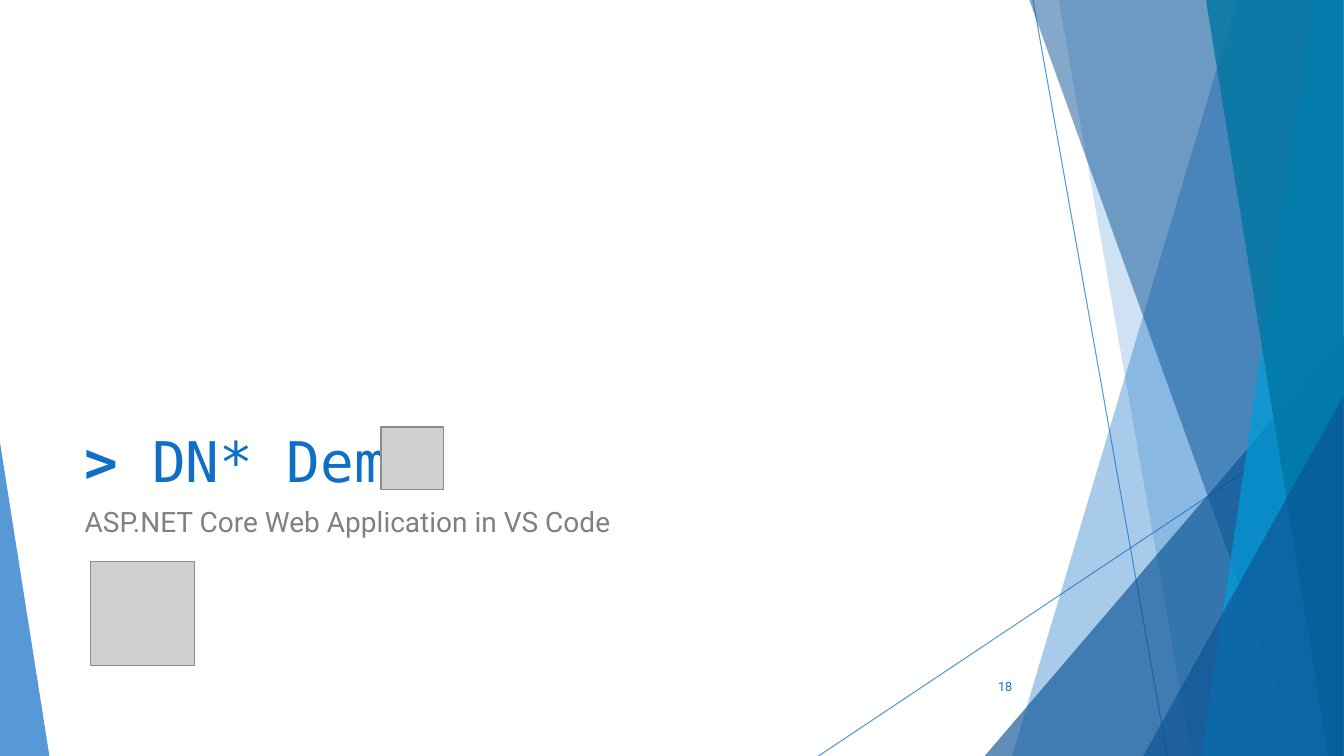
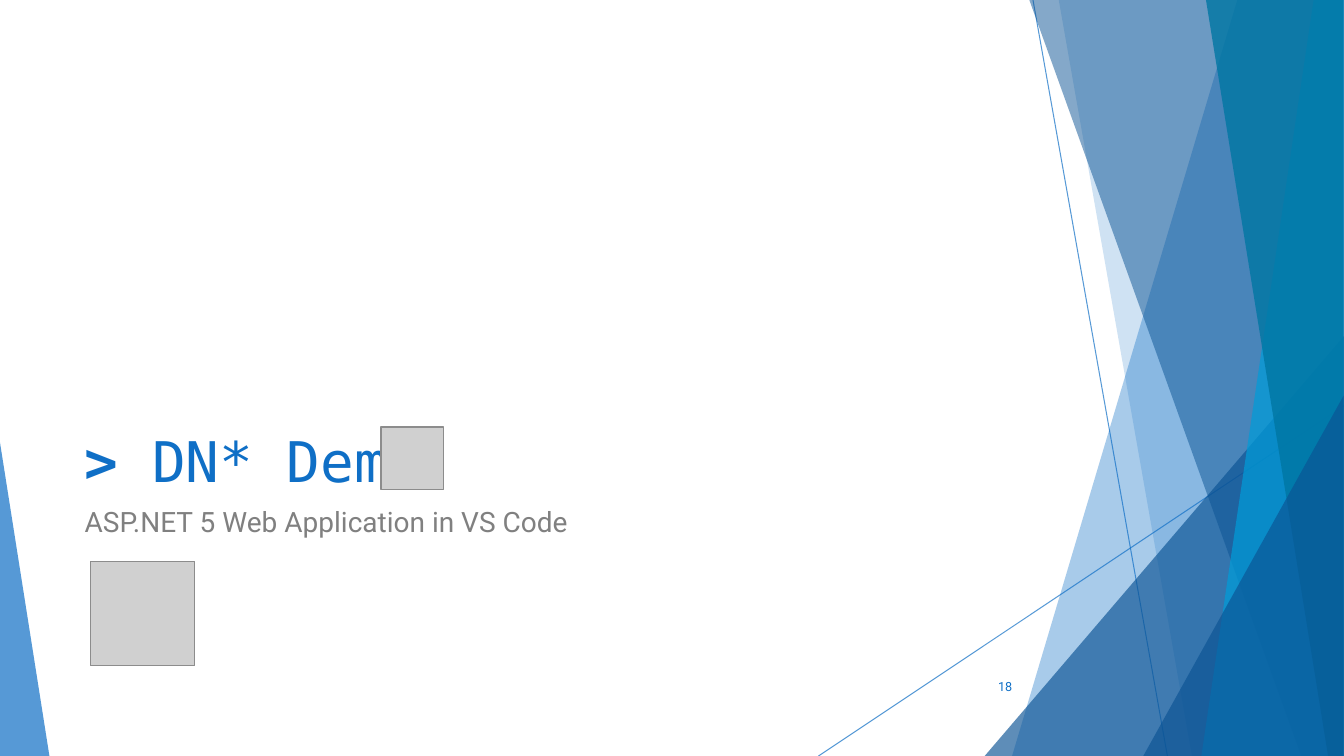
Before and after one commit to scottaddie/slide-decks, a slide deck: slide 18 of Getting Started with ASP.NET Core 1.0 in VS Code - SFLCC.pptx. Drawn at 1344x756 pixels with LibreOffice and Linux fonts; fonts in the diff are those of the drawing; grey boxes stand for pictures. Boxes give left, top, right and bottom in pixels: in the first picture for what was removed or moved away, otherwise in the second. Text is boxed around its words. In the diff, an @@ line names an element or a change of style, - is before the commit and + after.

Commit message:
Replace incorrect ASP.NET Core references with ASP.NET 5

```diff
--- a/Getting Started with ASP.NET Core 1.0 in VS Code - SFLCC.pptx
+++ b/Getting Started with ASP.NET Core 1.0 in VS Code - SFLCC.pptx
@@ text at [85, 511, 568, 538]: text changed @@
-ASP.NET Core Web Application in VS Code
+ASP.NET 5 Web Application in VS Code
```
Also in this commit, not shown: 1 other slide changed.
